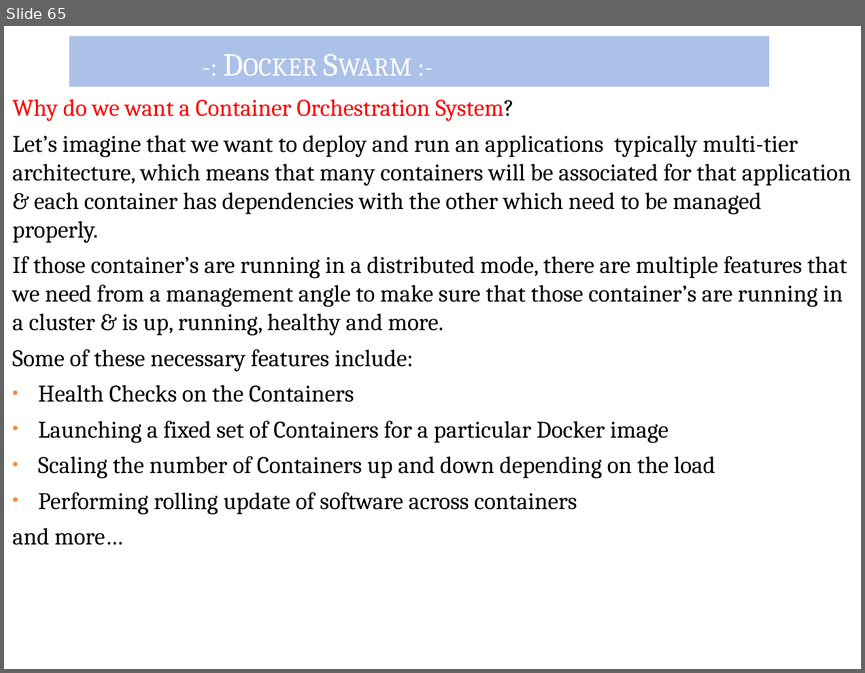
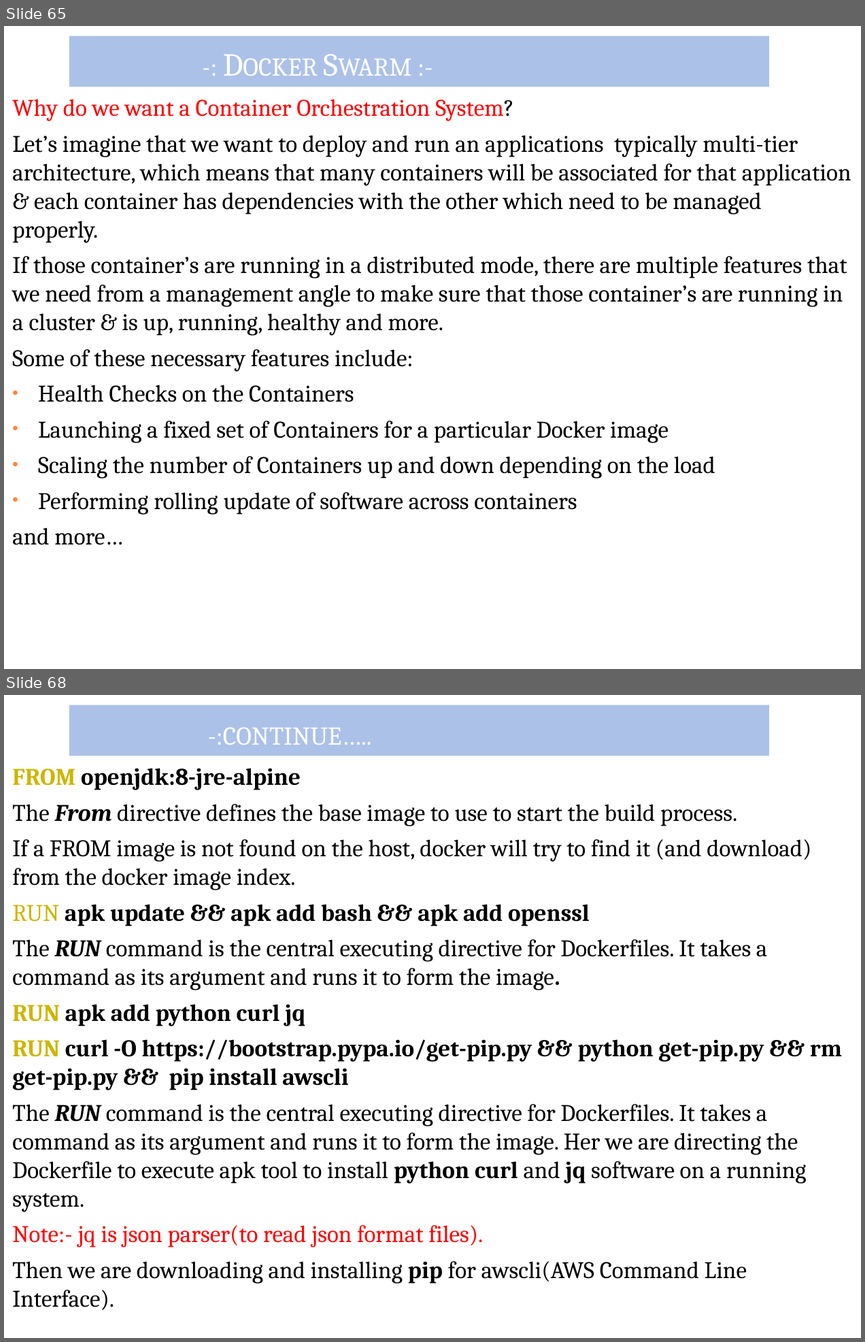
Before and after one commit to dsaha-84/Opern-Training-Modules, a slide deck: 4.DOCKER.pptx. Shown one above the other, each under a label of ours: slide 65 before the commit, slides 65 and 68 after it; the slides between them are not shown. The pictures are 865x673 and 865x1342 pixels, drawn with LibreOffice and Linux fonts; fonts in the diff are those of the drawing. Boxes give left, top, right and bottom in pixels: in the first picture for what was removed or moved away, otherwise in the second. Text is boxed around its words. In the diff, an @@ line names an element or a change of style, - is before the commit and + after.

```diff
--- a/4.DOCKER.pptx
+++ b/4.DOCKER.pptx
@@ slide 68 added at [4,695,861,1338], background #FFFFFF @@
@@ title added at [69,705,769,756], fill #ACC1E8, 27 pt, text #FFFFFF, small capitals @@
+-:continue…..
@@ text added at [12,768,842,1310], 20 pt, text #000000 @@
+FROM openjdk:8-jre-alpine
+The From directive defines the base image to use to start the build process.
+If a FROM image is not found on the host, docker will try to find it (and download) from the docker image index.
+RUN apk update && apk add bash && apk add openssl
+The RUN command is the central executing directive for Dockerfiles. It takes a command as its argument and runs it to form the image.
+RUN apk add python curl jq
+RUN curl -O https://bootstrap.pypa.io/get-pip.py && python get-pip.py && rm get-pip.py && pip install awscli
+The RUN command is the central executing directive for Dockerfiles. It takes a command as its argument and runs it to form the image. Her we are directing the Dockerfile to execute apk tool to install python curl and jq software on a running system.
+Note:- jq is json parser(to read json format files).
+Then we are downloading and installing pip for awscli(AWS Command Line Interface).
```
Also in this commit, not shown: 1 slide changed, 7 other slides added, 2 slides removed.
